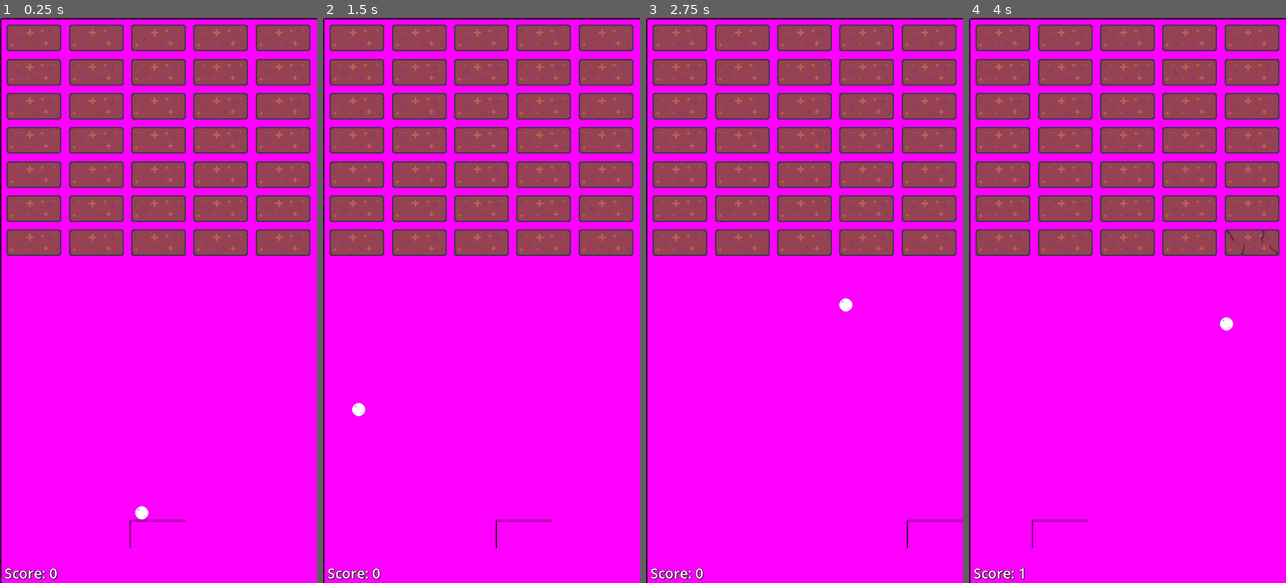
Above: before the commit, frames 1-4 (left to right).
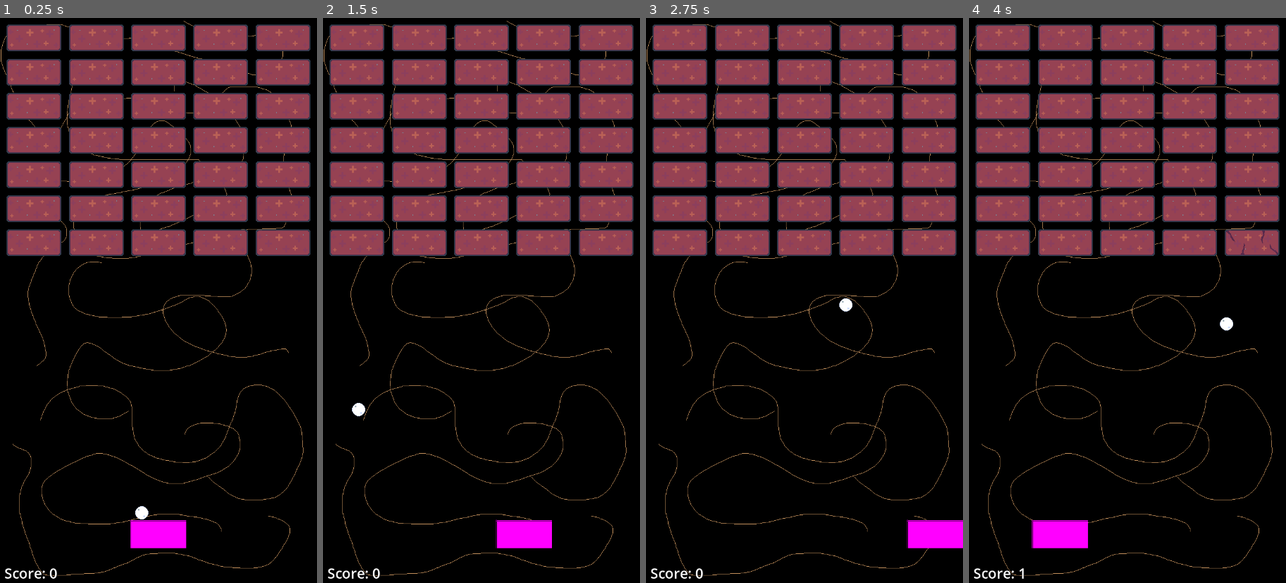
Above: after the commit, the same moments.

Repository: ant290/MoleBreaker
Game: Godot game, scene res://scenes/level.tscn
Two runs of this game, one before a commit and one after it. Both use one fixed random seed, a clock stepped at 60 frames per second and the inputs below.
Inputs:
- Up to frame 1 (0.25 s): no input
- Up to frame 2 (1.5 s): hold Right (ui_right) 0.53-1.28 s; hold Left (ui_left) from 1.28 s (still down)
- Up to frame 3 (2.75 s): release Left (ui_left) at 2.03 s; hold Right (ui_right) from 2.03 s (still down)
- Up to frame 4 (4 s): release Right (ui_right) at 3.53 s; hold Left (ui_left) from 3.53 s (still down)

The runs differ from the first frame. In frame 1, 72% of the frame differs, in the area x 0-100%, y 0-100%; in frame 2, 72%; in frame 3, 72%; in frame 4, 72%.

Commit message:
little tidyup

Diff:
--- a/mole-breaker/project.godot
+++ b/mole-breaker/project.godot
@@ -23,6 +23,7 @@
 [global_group]
 
 Brick=""
+Paddle=""
 
 [rendering]
 
--- a/mole-breaker/scenes/level.tscn
+++ b/mole-breaker/scenes/level.tscn
@@ -2,11 +2,9 @@
 
 [ext_resource type="PackedScene" uid="uid://baqtq748e2314" path="res://scenes/paddle.tscn" id="1_2q6dc"]
 [ext_resource type="Script" uid="uid://bla25v87vpm1e" path="res://scripts/level.gd" id="1_w8frs"]
+[ext_resource type="Texture2D" uid="uid://by885h87iwnui" path="res://assets/background dirt.png" id="2_ppgk2"]
 [ext_resource type="PackedScene" uid="uid://c00uaxwxq1i2b" path="res://scenes/ball.tscn" id="2_w7c3h"]
 [ext_resource type="Script" uid="uid://bfk12tdquv0b7" path="res://scripts/player_ui.gd" id="4_mx8sn"]
-
-[sub_resource type="PlaceholderTexture2D" id="PlaceholderTexture2D_w8frs"]
-size = Vector2(720, 1280)
 
 [sub_resource type="RectangleShape2D" id="RectangleShape2D_w7c3h"]
 size = Vector2(7.5, 1280)
@@ -26,7 +24,7 @@
 
 [node name="Background" type="Sprite2D" parent="."]
 position = Vector2(360, 640)
-texture = SubResource("PlaceholderTexture2D_w8frs")
+texture = ExtResource("2_ppgk2")
 
 [node name="Camera2D" type="Camera2D" parent="."]
 position = Vector2(360, 640)
--- a/mole-breaker/scenes/paddle.tscn
+++ b/mole-breaker/scenes/paddle.tscn
@@ -9,7 +9,7 @@
 radius = 32.0
 height = 128.0
 
-[node name="Paddle" type="CharacterBody2D"]
+[node name="Paddle" type="CharacterBody2D" groups=["Paddle"]]
 motion_mode = 1
 script = ExtResource("1_3xiby")
 
--- a/mole-breaker/scripts/brick.gd
+++ b/mole-breaker/scripts/brick.gd
@@ -14,7 +14,6 @@
 # Called when the node enters the scene tree for the first time.
 func _ready() -> void:
 	health = starting_health
-	pass # Replace with function body.
 
 
 # Called every frame. 'delta' is the elapsed time since the previous frame.
Binary file added: mole-breaker/assets/background dirt.aseprite
Binary file added: mole-breaker/assets/background dirt.png
Not shown, added: mole-breaker/assets/background dirt.png.import
